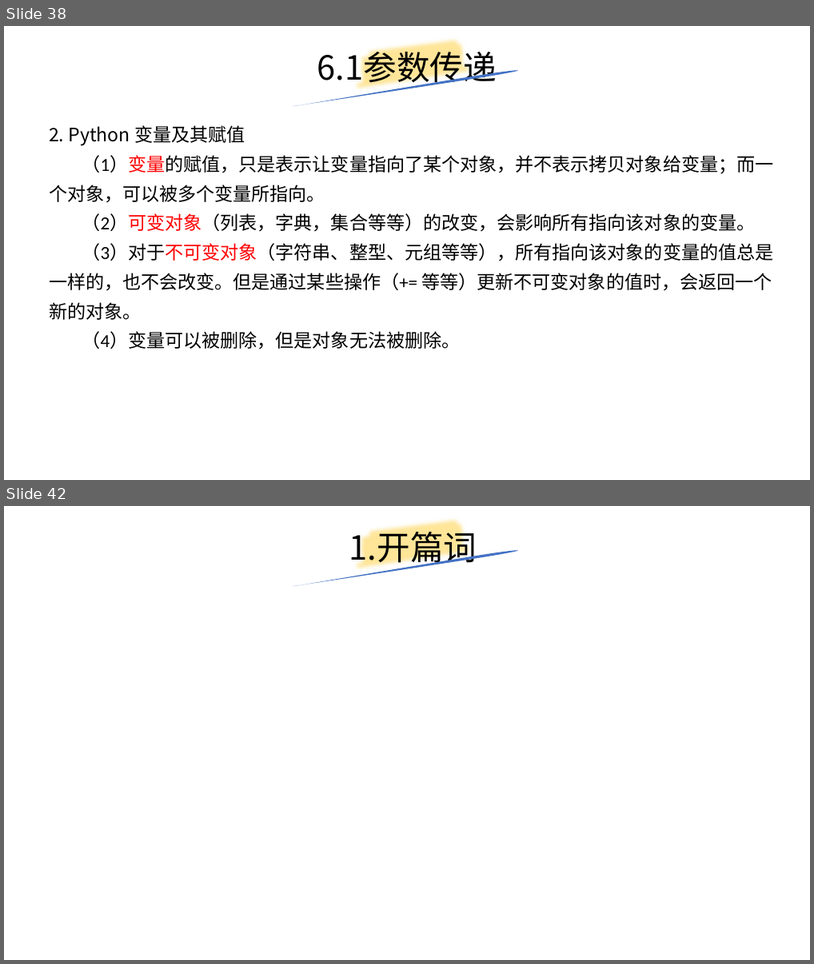
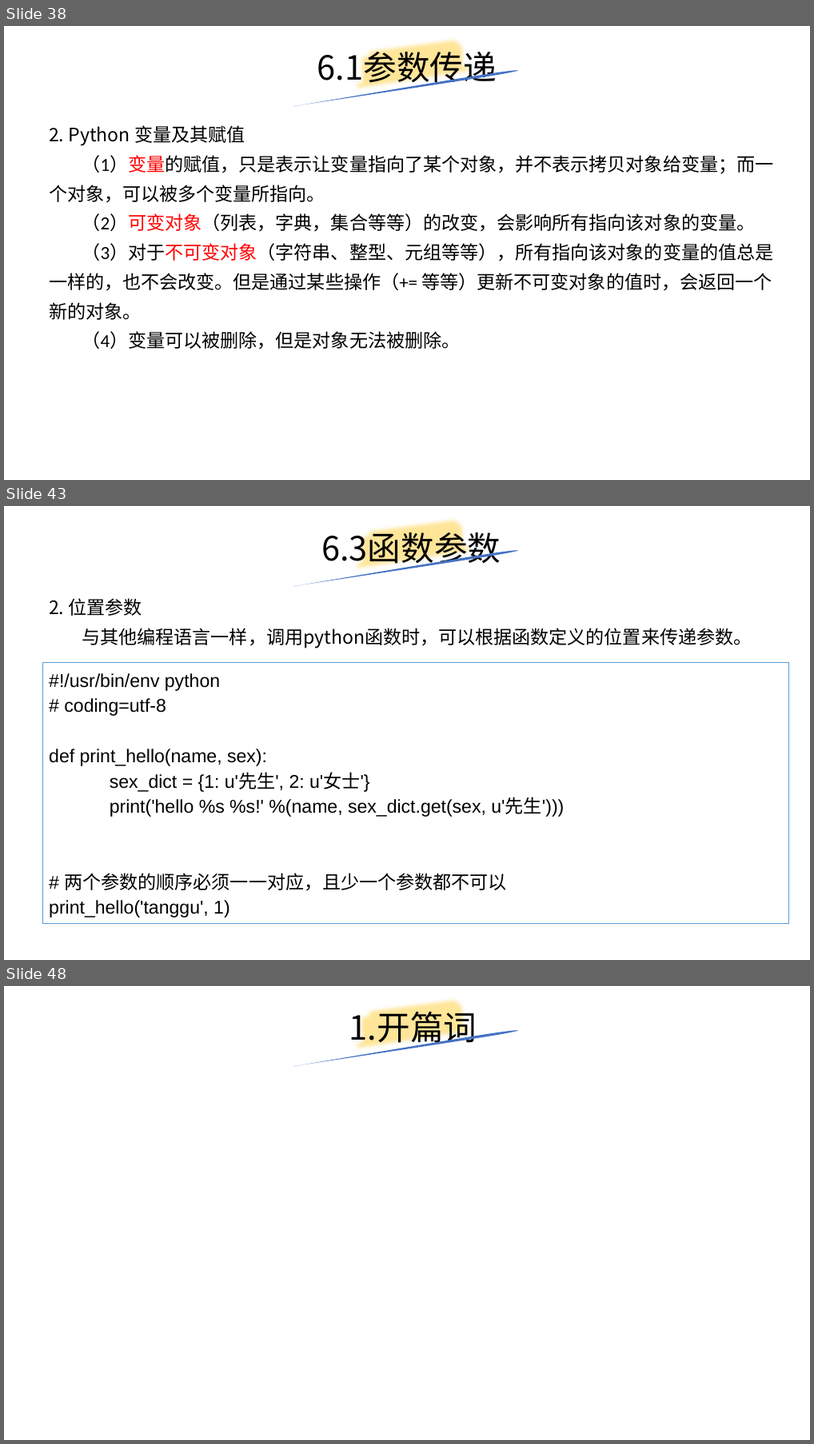
Before and after one commit to yiwenliu/CorePython, a slide deck: PPT/CorePython.pptx. Shown one above the other, each under a label of ours: slides 38 and 42 before the commit, slides 38, 43 and 48 after it; the slides between them are not shown. The pictures are 814x964 and 814x1444 pixels, drawn with LibreOffice and Linux fonts; fonts in the diff are those of the drawing. Boxes give left, top, right and bottom in pixels: in the first picture for what was removed or moved away, otherwise in the second. Text is boxed around its words. In the diff, an @@ line names an element or a change of style, - is before the commit and + after.

```diff
--- a/PPT/CorePython.pptx
+++ b/PPT/CorePython.pptx
@@ slide 43 added at [4,506,810,960], background #FFFFFF @@
@@ title added at [322,527,501,568], 39.6 pt, text #000000 @@
+6.3函数参数
@@ freeform shape added at [353,506,476,586], outline #FFE699 16 pt @@
@@ freeform shape added at [292,549,519,586], fill #4472C4 @@
@@ text added at [49,598,752,648], 22 pt, text #000000 @@
+2. 位置参数
+与其他编程语言一样，调用python函数时，可以根据函数定义的位置来传递参数。
@@ rectangle added at [43,663,790,924], outline #5B9BD5 0.75 pt, 22 pt, text #000000 @@
+#!/usr/bin/env python
+# coding=utf-8
+def print_hello(name, sex):
+sex_dict = {1: u'先生', 2: u'女士'}
+print('hello %s %s!' %(name, sex_dict.get(sex, u'先生')))
+# 两个参数的顺序必须一一对应，且少一个参数都不可以
+print_hello('tanggu', 1)
@@ what was slide 42 is now slide 48 @@
```
Also in this commit, not shown: 1 slide changed, 7 other slides added, 2 slides removed, 10 other files.
